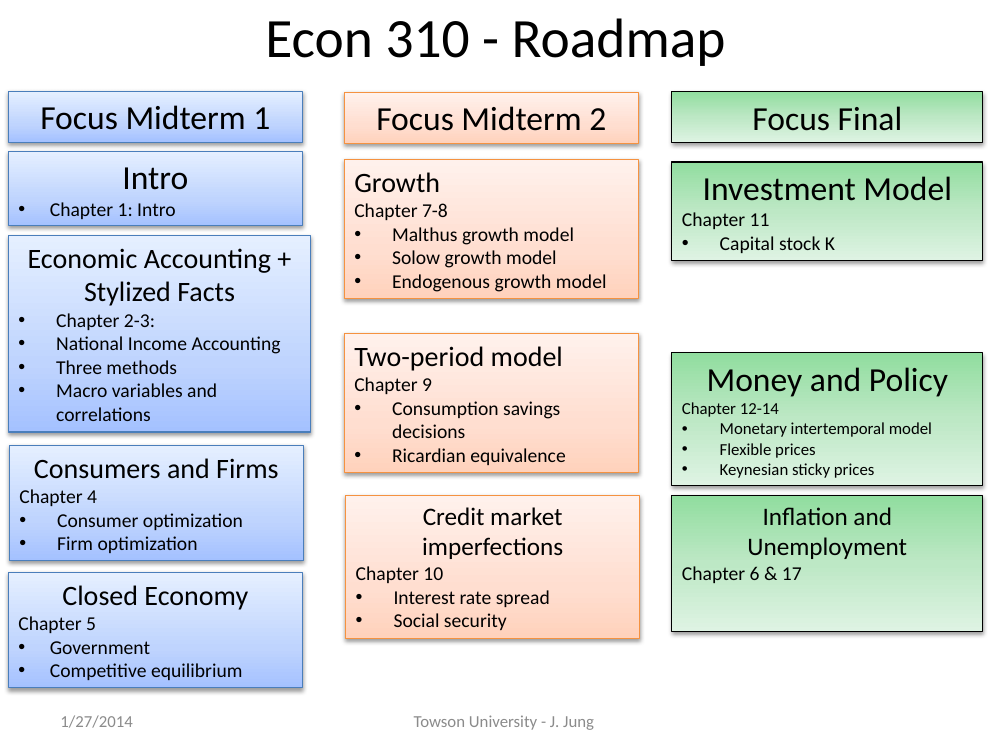
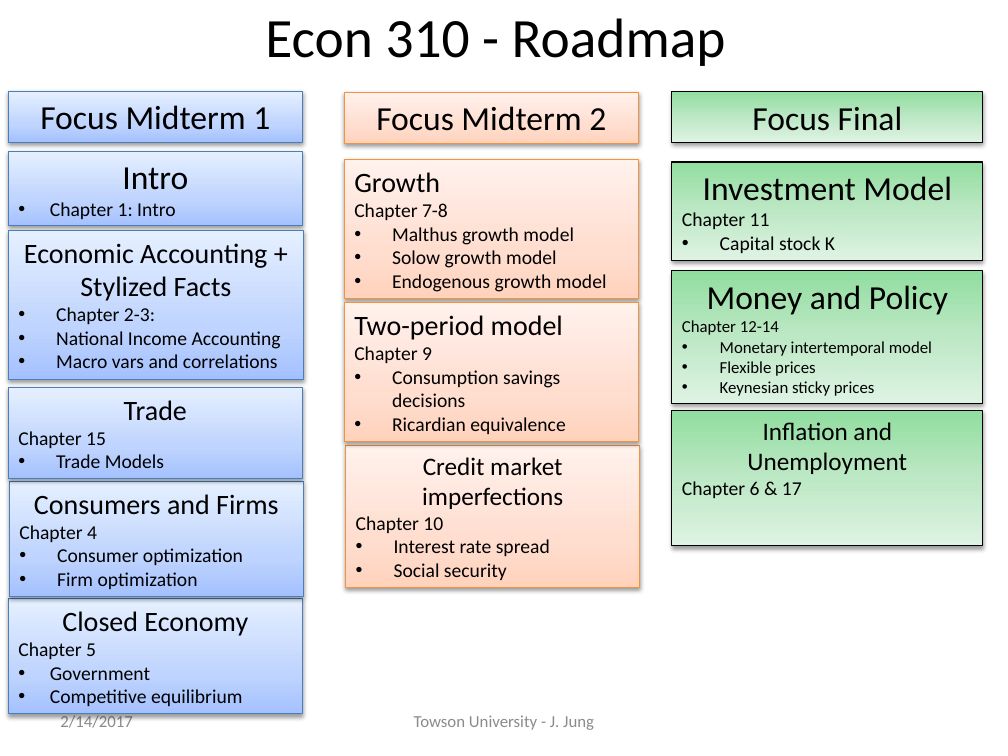
Before and after one commit to juejung/juejung.github.io, a slide deck: slide 1 of jdocs/Macro2/Chapter 0_Roadmap.pptx. Drawn at 1008x756 pixels with LibreOffice and Linux fonts; fonts in the diff are those of the drawing. Boxes give left, top, right and bottom in pixels: in the first picture for what was removed or moved away, otherwise in the second. Text is boxed around its words. In the diff, an @@ line names an element or a change of style, - is before the commit and + after.

```diff
--- a/jdocs/Macro2/Chapter 0_Roadmap.pptx
+++ b/jdocs/Macro2/Chapter 0_Roadmap.pptx
@@ rectangle "Economic Accounting +": place and size @@
-rectangle "Economic Accounting +" at (8,235,310,431)
+rectangle "Economic Accounting +" at (8,230,303,379)
@@ rectangle "Money and Policy": place and size @@
-rectangle "Money and Policy" at (672,353,983,485)
+rectangle "Money and Policy" at (672,271,983,403)
@@ rectangle "Two-period model": place and size @@
-rectangle "Two-period model" at (345,334,639,473)
+rectangle "Two-period model" at (345,302,639,442)
@@ text in rectangle at (56,354,278,368): text changed @@
-• Three methods
-• Macro variables and correlations
+• Macro vars and correlations
@@ rectangle added at (8,387,302,479), fill gradient #A4C4FF to #BFD4FF to #E6EEFF, outline #4B7EBC 0.75 pt, 14 pt, text #000000 @@
+Trade
+Chapter 15
+• Trade Models
@@ rectangle "Inflation and Unemployment": place and size @@
-rectangle "Inflation and Unemployment" at (672,496,983,632)
+rectangle "Inflation and Unemployment" at (672,410,983,546)
@@ rectangle "Credit market imperfections": place and size @@
-rectangle "Credit market imperfections" at (346,496,640,638)
+rectangle "Credit market imperfections" at (346,446,640,588)
@@ rectangle "Consumers and Firms": place and size @@
-rectangle "Consumers and Firms" at (9,446,303,560)
+rectangle "Consumers and Firms" at (9,481,303,596)
@@ rectangle "Closed Economy": place and size @@
-rectangle "Closed Economy" at (8,573,302,687)
+rectangle "Closed Economy" at (8,599,302,714)
@@ text at (60,714,132,728): text changed @@
-1/27/2014
+2/14/2017
```
Also in this commit, not shown: 4 other files.
